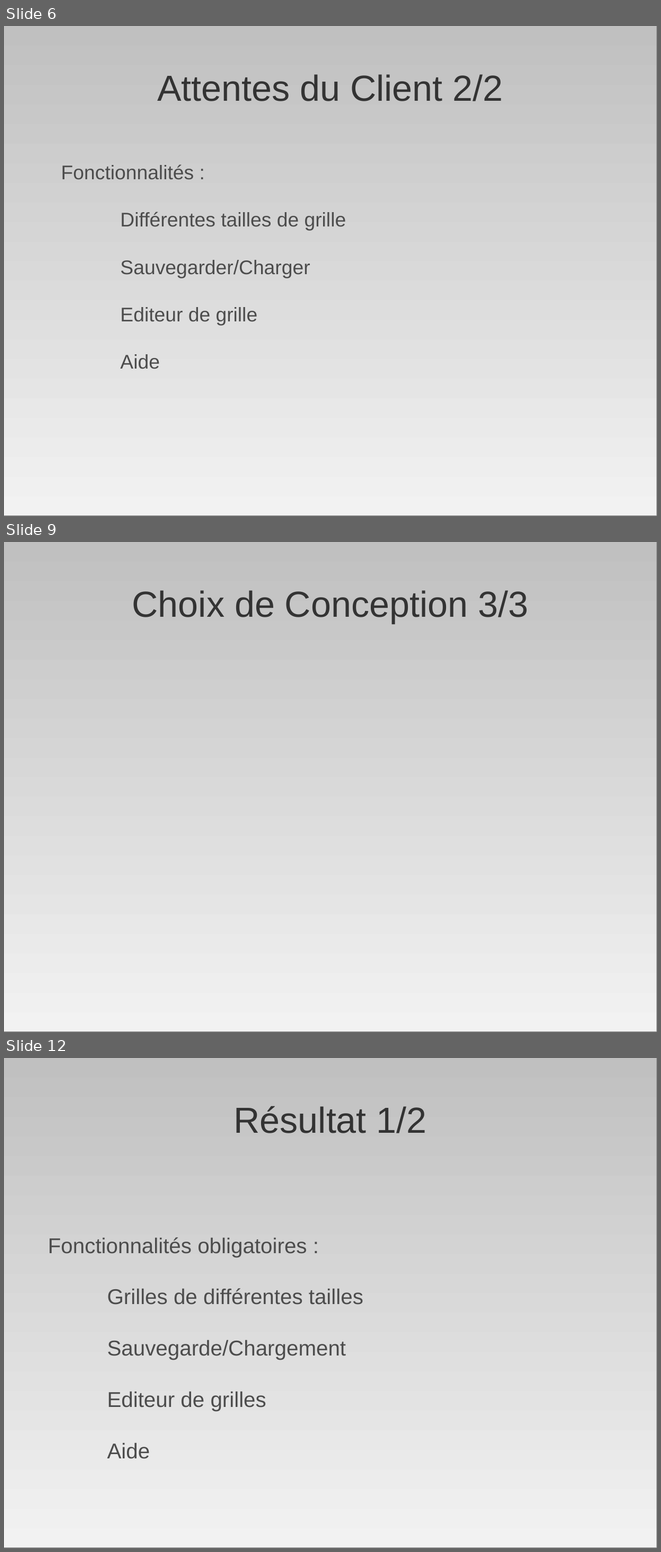
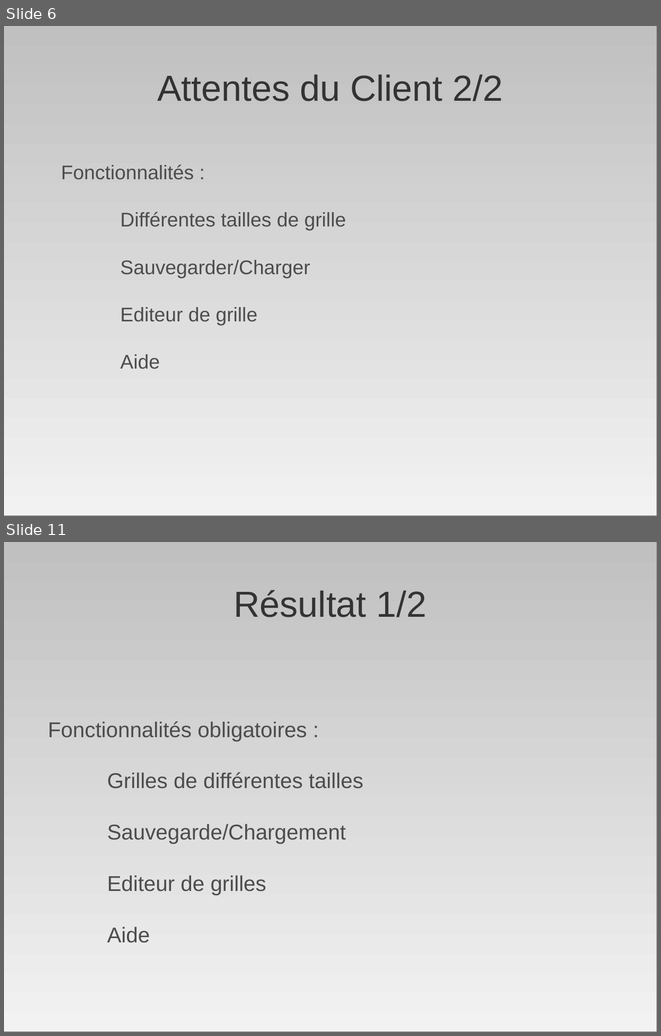
Before and after one commit to AniceK/craketeam, a slide deck: Documentation/Presentation/diapo_craketeam.odp. Shown one above the other, each under a label of ours: slides 6, 9 and 12 before the commit, slides 6 and 11 after it; the slides between them are not shown. The pictures are 661x1552 and 661x1036 pixels, drawn with LibreOffice and Linux fonts; fonts in the diff are those of the drawing. Boxes give left, top, right and bottom in pixels: in the first picture for what was removed or moved away, otherwise in the second. Text is boxed around its words. In the diff, an @@ line names an element or a change of style, - is before the commit and + after.

```diff
--- a/Documentation/Presentation/diapo_craketeam.odp
+++ b/Documentation/Presentation/diapo_craketeam.odp
@@ slide 9 removed at <box>4,542,657,1032</box>, background #FFFFFF; not listed: 1 template element that a slide beside it also shows @@
@@ title removed at <box>132,590,528,623</box> @@
-Choix de Conception 3/3
@@ what was slide 12 is now slide 11 @@
```
Also in this commit, not shown: 4 slides changed, 1 slide added, 1 other slide removed.
